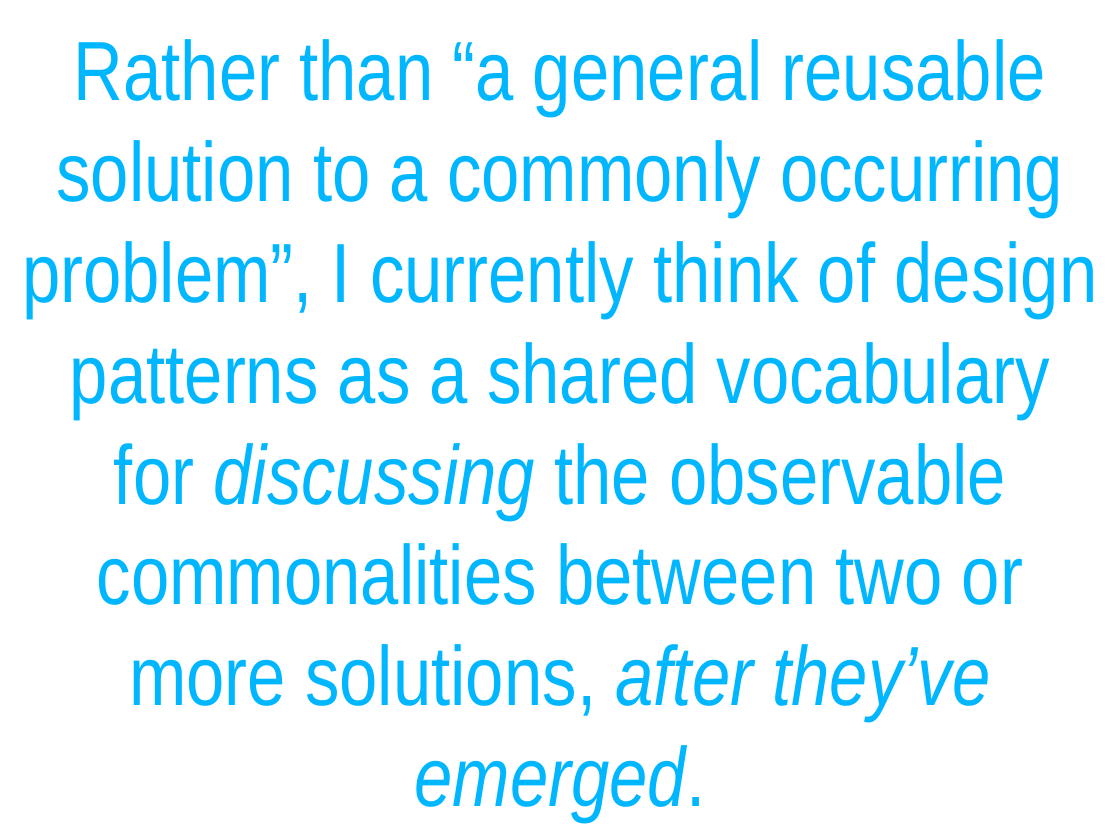
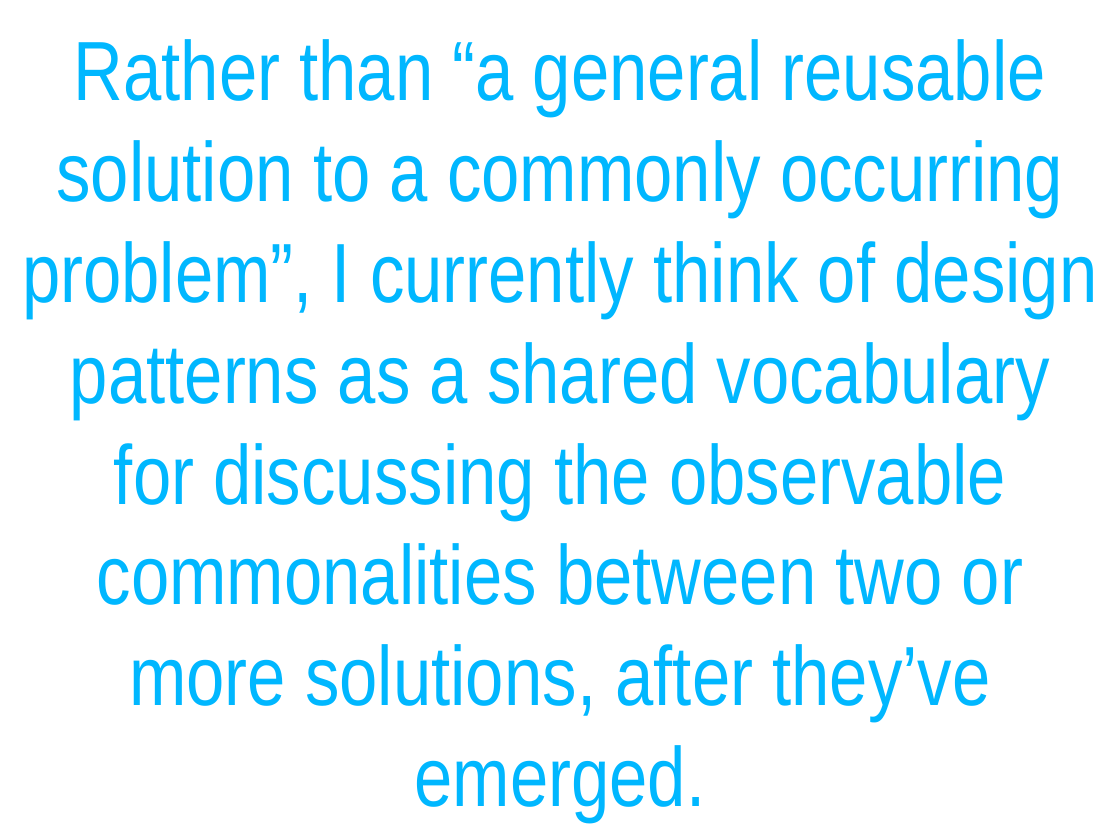
Before and after one commit to cessor/empathiccode, a slide deck: slide 69 of EmpathicCode.pptx (slide 60 before the commit). Drawn at 1120x840 pixels with LibreOffice and Linux fonts; fonts in the diff are those of the drawing. Boxes give left, top, right and bottom in pixels: in the first picture for what was removed or moved away, otherwise in the second. Text is boxed around its words. In the diff, an @@ line names an element or a change of style, - is before the commit and + after.

```diff
--- a/EmpathicCode.pptx
+++ b/EmpathicCode.pptx
@@ title "Rather than “a general reusable ..." at <box>22,39,1098,821</box>: italic off in "discussing after they’ve emerged." @@
```
Also in this commit, not shown: 8 other slides changed, 17 slides added, 1 slide removed, 1 other file.
